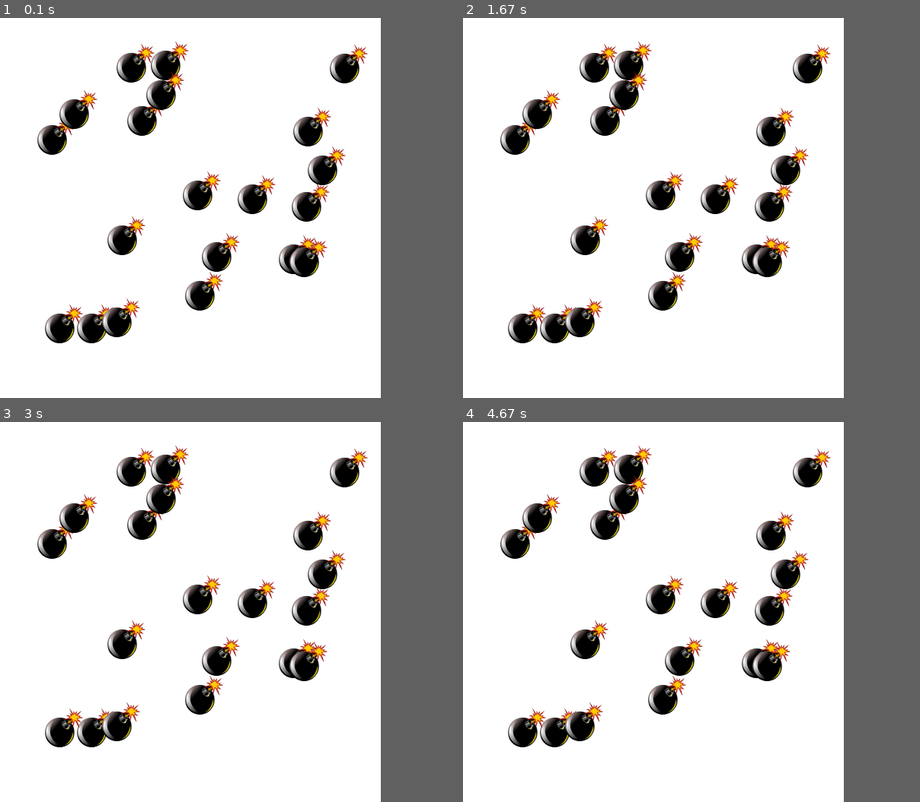
Above: before the commit, frames 1-4 (two rows, left to right).
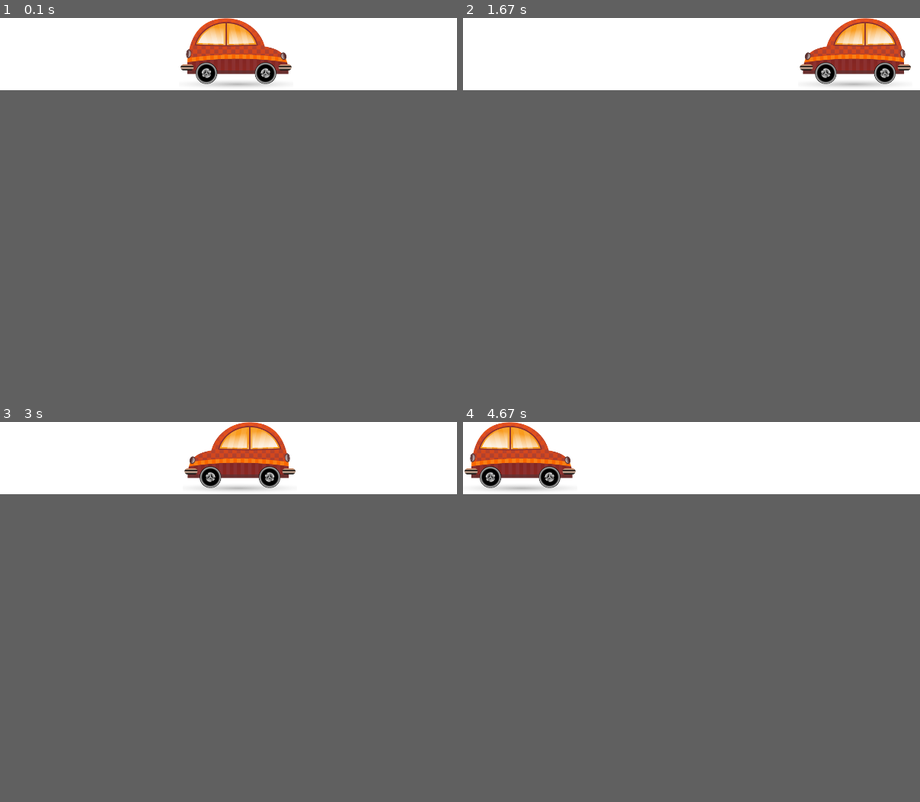
Above: after the commit, the same moments.

Repository: KapBelka/pygame_5
Game: pygame game, started from asd.py
Two runs of this game, one before a commit and one after it. Both use one fixed random seed, a clock stepped at 60 frames per second and the inputs below.
Inputs:
- Up to frame 1 (0.1 s): no input
- Up to frame 2 (1.67 s): no input
- Up to frame 3 (3 s): no input
- Up to frame 4 (4.67 s): no input
In our replay, the window is 500x500 before the commit and 600x95 after it. These sizes can differ from the game's own. Grey fills any space a smaller window leaves; there, only what the larger window draws over its background counts as a difference.

The runs differ from the first frame. In frame 1, 12% of the frame differs, in the area x 8-81%, y 0-86%; in frame 2, 12%; in frame 3, 12%; in frame 4, 12%.

Commit message:
Машинка

Diff:
--- a/asd.py
+++ b/asd.py
@@ -3,7 +3,7 @@
 import os
 
 
-SCREEN_SIZE = (500, 500)
+SCREEN_SIZE = (600, 95)
 
 
 def load_image(name, colorkey=None):
@@ -18,55 +18,39 @@
     return image
 
 
-class Bomb(pygame.sprite.Sprite):
-    def __init__(self, x, y, *args):
+class Car(pygame.sprite.Sprite):
+    def __init__(self, x, y, speed, *args):
         super().__init__(args)
-        self.image = bomb_image
+        self.image = car_image
         self.rect = self.image.get_rect()
-        self.rect.topleft = (x, y)
-        self.is_boom = False
+        self.rect.center = (x, y)
+        self.speed = speed
+        self.direction = 1
 
-    def boom(self):
-        pos = self.rect.center
-        self.image = boom_image
-        self.rect = self.image.get_rect()
-        self.rect.center = pos
-        self.is_boom = True
-
-    def get_click(self, mouse_x, mouse_y):
-        if (self.rect.left <= mouse_x <= self.rect.right and
-                self.rect.top <= mouse_y <= self.rect.bottom and not self.is_boom):
-            self.boom()
-            return True
-        return False
+    def update(self):
+        self.rect.x += self.speed * self.direction
+        if not 0 <= self.rect.center[0] + self.direction * self.rect.width // 2 <= SCREEN_SIZE[0]:
+            self.image = pygame.transform.flip(self.image, True, False)
+            self.direction = -self.direction
 
 
 pygame.init()
 screen = pygame.display.set_mode(SCREEN_SIZE)
 all_sprites = pygame.sprite.Group()
-bomb_image = load_image('bomb.png')
-boom_image = load_image('boom.png')
+car_image = load_image('car2.png')
 # переменные
 fps = 30
-count_bomb = 20
+car_speed = 5
 running = True
-# Создание бомбочек
-bombs = []
-for i in range(count_bomb):
-    width, height = bomb_size = bomb_image.get_rect().size
-    x, y = random.randrange(SCREEN_SIZE[0] - width), random.randrange(SCREEN_SIZE[1] - height)
-    bombs.append(Bomb(x, y, all_sprites))
+# Создаём машину
+car = Car(SCREEN_SIZE[0] // 2, SCREEN_SIZE[1] // 2, car_speed, all_sprites)
 # Функции pygame
 clock = pygame.time.Clock()
 while running:
     for event in pygame.event.get():
         if event.type == pygame.QUIT:
             running = False
-        if event.type == pygame.MOUSEBUTTONDOWN:
-            if event.button == pygame.BUTTON_LEFT:
-                for bomb in bombs:
-                    if bomb.get_click(*event.pos):
-                        break  # Дабы если бомбы наложены не взрывались все
+    all_sprites.update()
     screen.fill(pygame.Color('white'))
     all_sprites.draw(screen)
     clock.tick(fps)
Binary file added: data/car2.png
